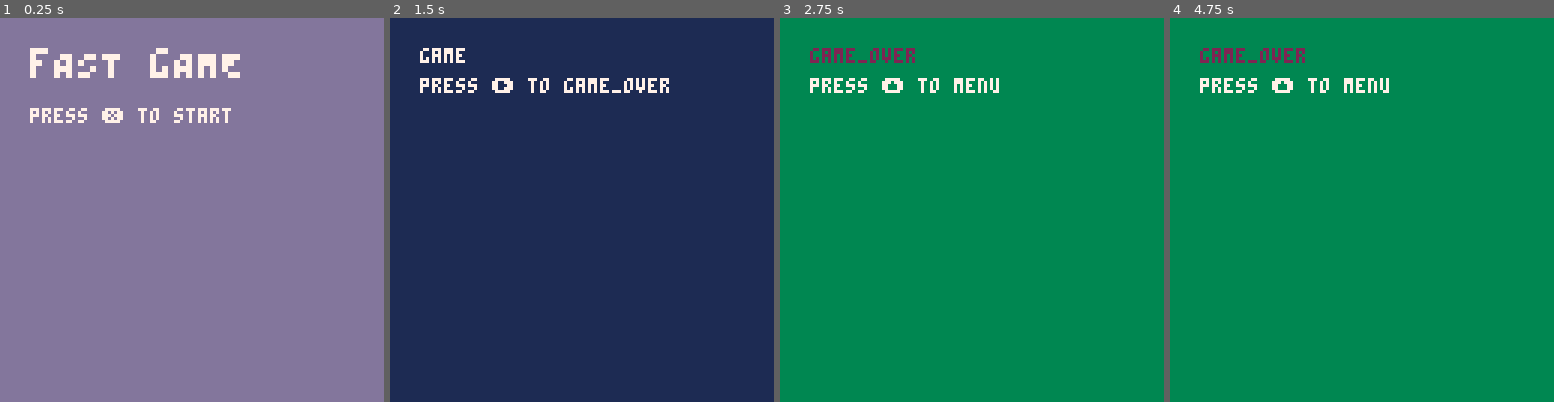
Above: before the commit, frames 1-4 (left to right).
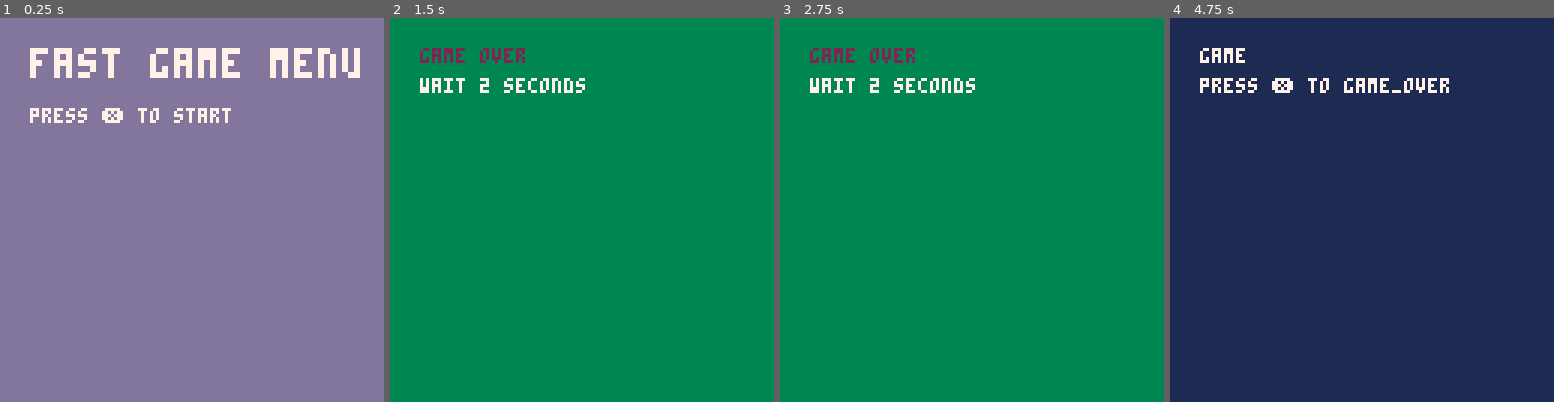
Above: after the commit, the same moments.

Repository: pcholt/pico-8-state_template
Game: PICO-8 cartridge state_template.p8
Two runs of this game, one before a commit and one after it. Both use one fixed random seed, a clock stepped at 60 frames per second and the inputs below.
Inputs:
- Up to frame 1 (0.25 s): no input
- Up to frame 2 (1.5 s): tap X (X key) at 0.33, 1.07 s
- Up to frame 3 (2.75 s): hold Right 1.6-2.1 s; tap X (X key) at 1.85 s; hold Right from 2.47 s (still down)
- Up to frame 4 (4.75 s): tap X (X key) at 2.97, 4.08 s; release Right at 3.03 s; hold Right 4.02-4.68 s

The runs differ from the first frame. In frame 1, 1.9% of the frame differs, in the area x 14-94%, y 7-16%; in frame 2, 100%, in the area x 0-100%, y 0-100%; in frame 3, 0.7%; in frame 4, 99%.

Commit message:
add enter state for first transition

Diff:
--- a/state_template.p8
+++ b/state_template.p8
@@ -11,19 +11,19 @@
         end,
         draw = function()
             cls(13)
-            print("\^t\^wfAST gAME", 10, 10, 7)
+            print("\^t\^wfast game menu", 10, 10, 7)
             print("press ❎ to start", 10, 30, 7)
         end},
     game = {
         update = function()
-            if btnp(1) then
+            if btnp(5) then
                 enter(states.game_over)
             end
         end,
         draw = function()
             cls(1)
             print("game", 10, 10, 7)
-            print("press ➡️ to game_over", 10, 20, 7)
+            print("press ❎ to game_over", 10, 20, 7)
         end},
     game_over = {
         t = 0,
@@ -38,15 +38,14 @@
         end,
         draw = function(self)
             cls(3)
-            print("game_over", 10, 10, 2)
-            print("press ⬆️ to menu", 10, 20, 7)
+            print("game over", 10, 10, 2)
+            print("wait 2 seconds", 10, 20, 7)
         end
     }
 }
 
-state = states.menu
 function enter(new_state)
-    if state.exit then
+    if state and state.exit then
         state:exit()
     end
     state = new_state
@@ -54,6 +53,8 @@
         state:enter()
     end
 end
+
+enter(states.menu)
 
 function _draw()
     state:draw()
